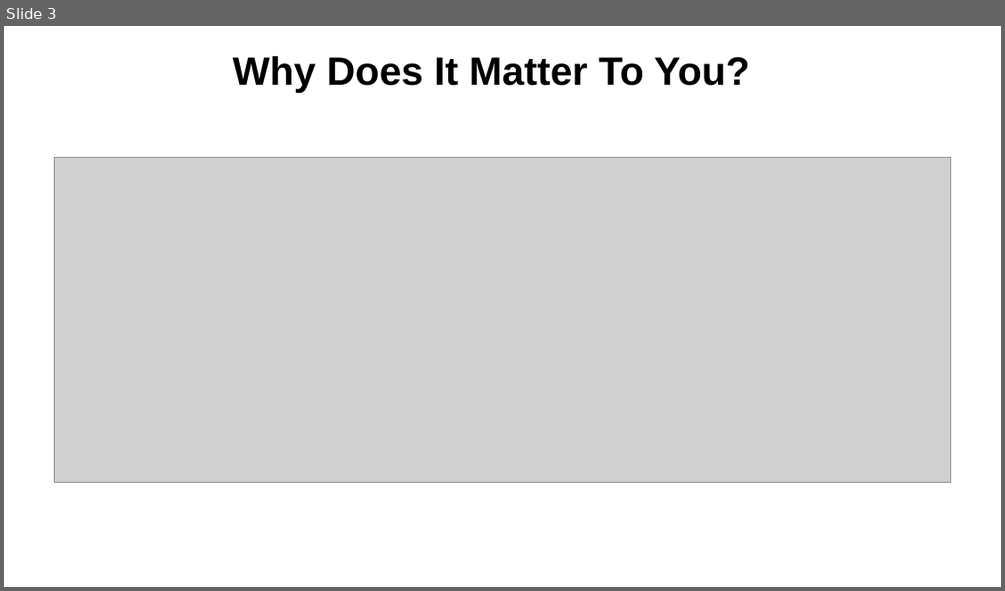
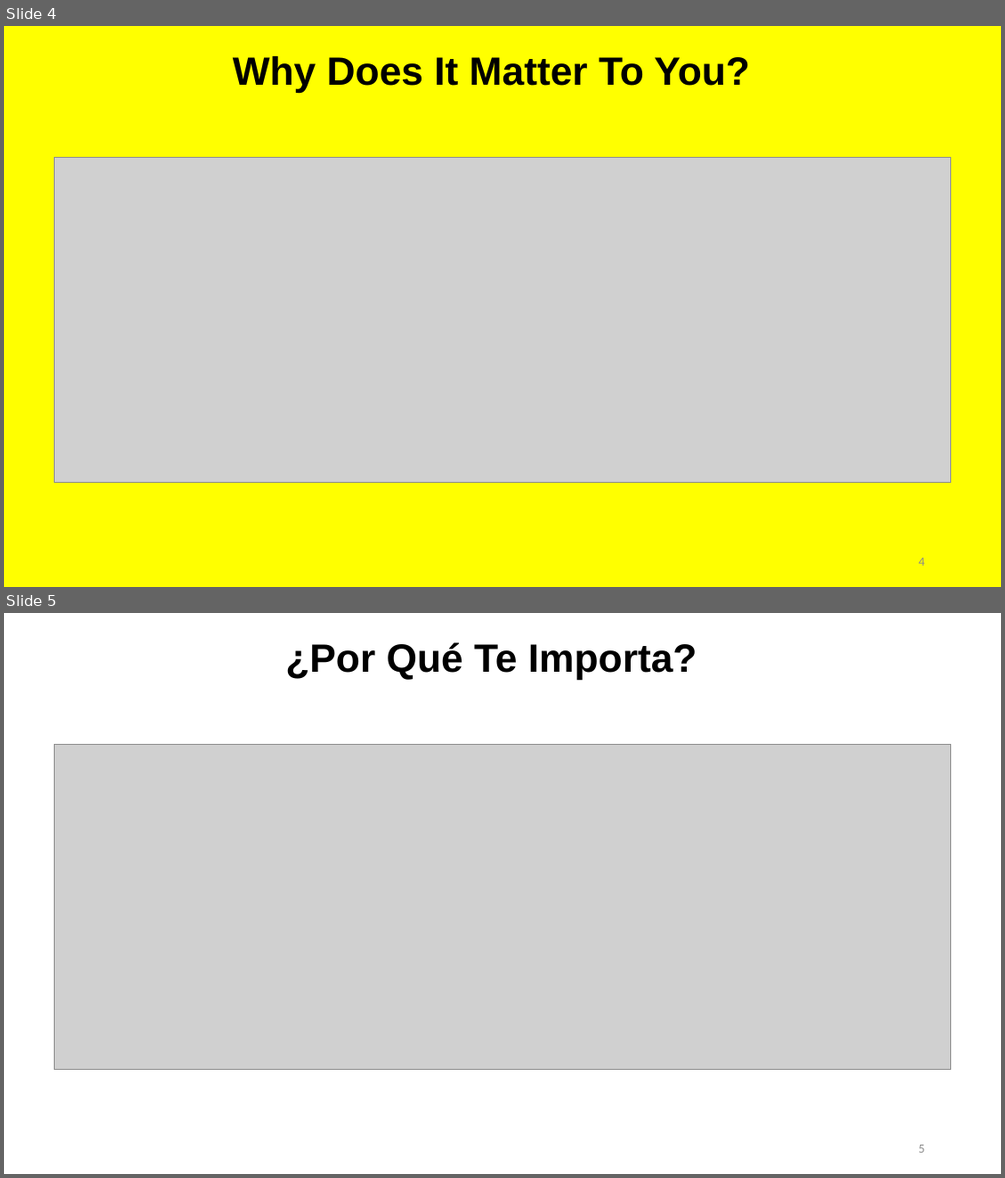
Before and after one commit to irregularchat/Counter_Malign_Information_Training, a slide deck: Counter_Malign_Information/4-Implement-For_Instructors/Lesson_Plans/Lesson_02-Identifying_AI_Content/Audio_Visual-Template/Lesson_Slide-LESSON_NAME.pptx. Shown one above the other, each under a label of ours: slide 3 before the commit, slides 4 and 5 after it. The pictures are 1005x591 and 1005x1178 pixels, drawn with LibreOffice and Linux fonts; fonts in the diff are those of the drawing; grey boxes stand for pictures; background and template pictures are left out. Boxes give left, top, right and bottom in pixels: in the first picture for what was removed or moved away, otherwise in the second. Text is boxed around its words. In the diff, an @@ line names an element or a change of style, - is before the commit and + after.

```diff
--- a/Counter_Malign_Information/4-Implement-For_Instructors/Lesson_Plans/Lesson_02-Identifying_AI_Content/Audio_Visual-Template/Lesson_Slide-LESSON_NAME.pptx
+++ b/Counter_Malign_Information/4-Implement-For_Instructors/Lesson_Plans/Lesson_02-Identifying_AI_Content/Audio_Visual-Template/Lesson_Slide-LESSON_NAME.pptx
@@ slide 5 added at [4,613,1001,1174], background #FFFFFF @@
@@ title added at [285,642,697,679], 38 pt, text #000000, bold @@
+¿Por Qué Te Importa?
@@ picture added at [54,744,952,1070] @@
@@ page number added at [918,1144,924,1152], 12 pt, text #8C8C8C @@
+5
@@ what was slide 3 is now slide 4 @@
@@ slide 4 changed as well @@
@@ background #FFFFFF to #FFFF00 @@
@@ page number added at [918,557,924,565], 12 pt, text #8C8C8C @@
+4
```
Also in this commit, not shown: 1 other slide changed, 3 other slides added, 1 slide removed, 25 other files.
